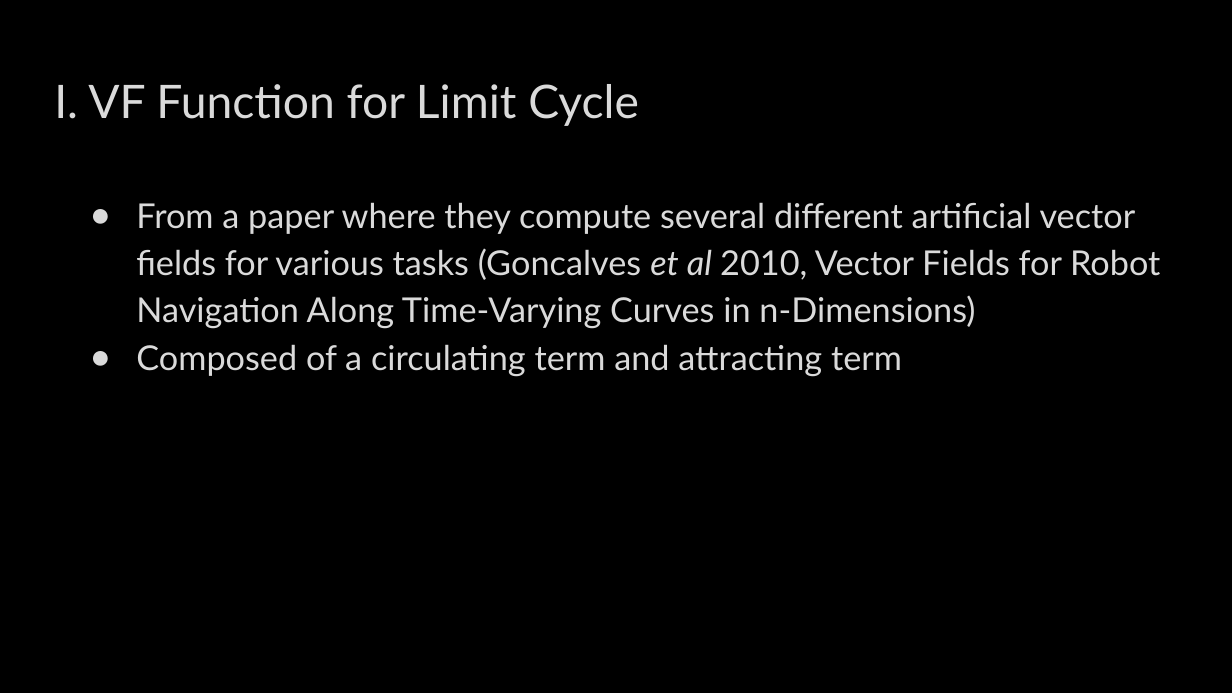
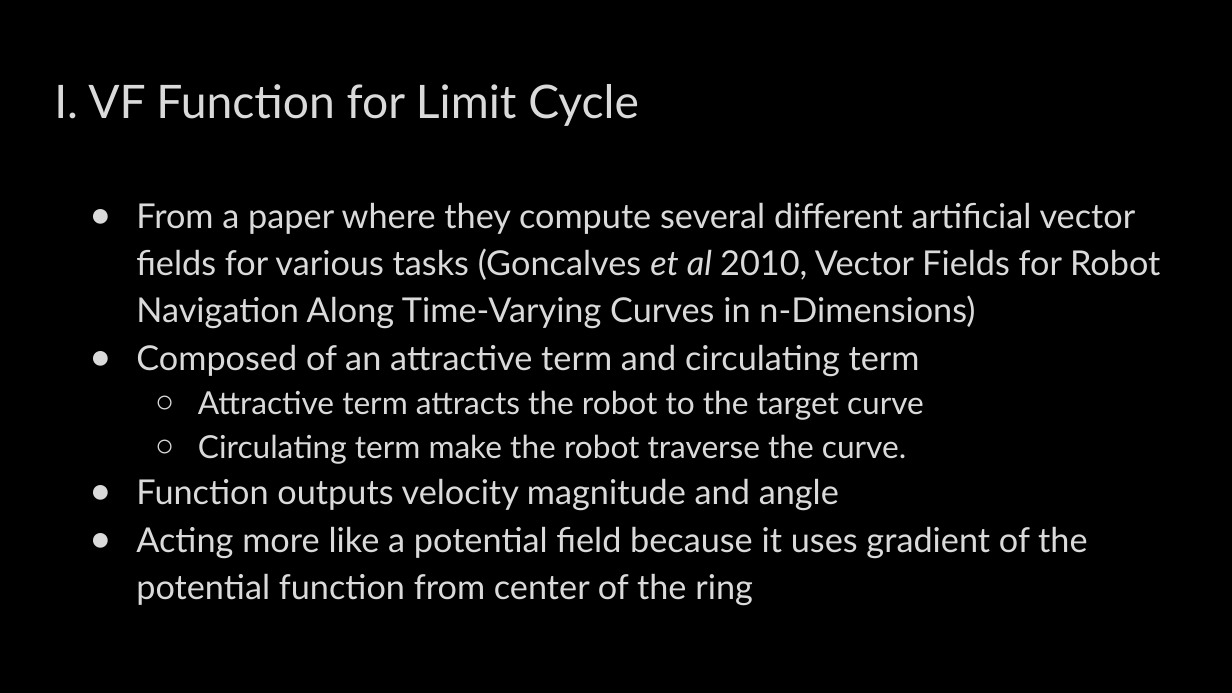
Before and after one commit to rdensamo/CSE498-FinalProject-21-Densamo, a slide deck: slide 5 of Aerial Robotics Final Project Presentation .pptx. Drawn at 1232x693 pixels with LibreOffice and Linux fonts; fonts in the diff are those of the drawing; background and template pictures are left out. Boxes give left, top, right and bottom in pixels: in the first picture for what was removed or moved away, otherwise in the second. Text is boxed around its words. In the diff, an @@ line names an element or a change of style, - is before the commit and + after.

```diff
--- a/Aerial Robotics Final Project Presentation .pptx
+++ b/Aerial Robotics Final Project Presentation .pptx
@@ text at bbox=[136, 344, 1087, 606]: text changed @@
-● Composed of a circulating term and attracting term
+● Composed of an attractive term and circulating term
+  ○ Attractive term attracts the robot to the target curve
+  ○ Circulating term make the robot traverse the curve.
+● Function outputs velocity magnitude and angle
+● Acting more like a potential field because it uses gradient of the potential function from center of the ring
```
Also in this commit, not shown: 3 other slides changed, 1 other file.
